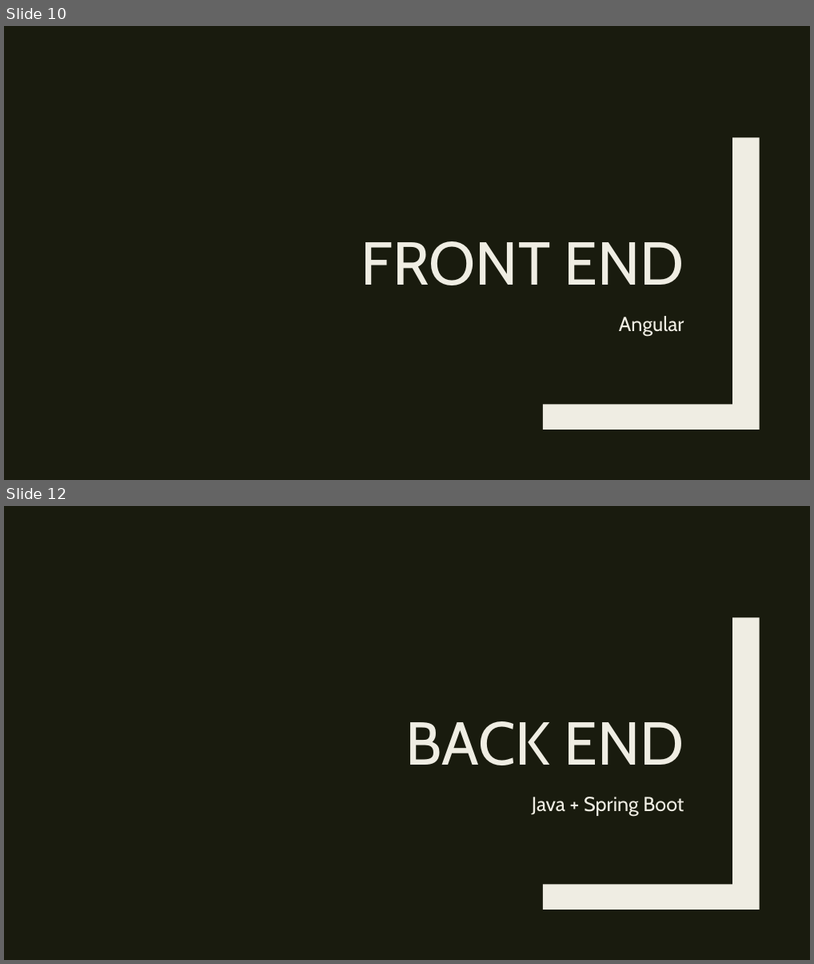
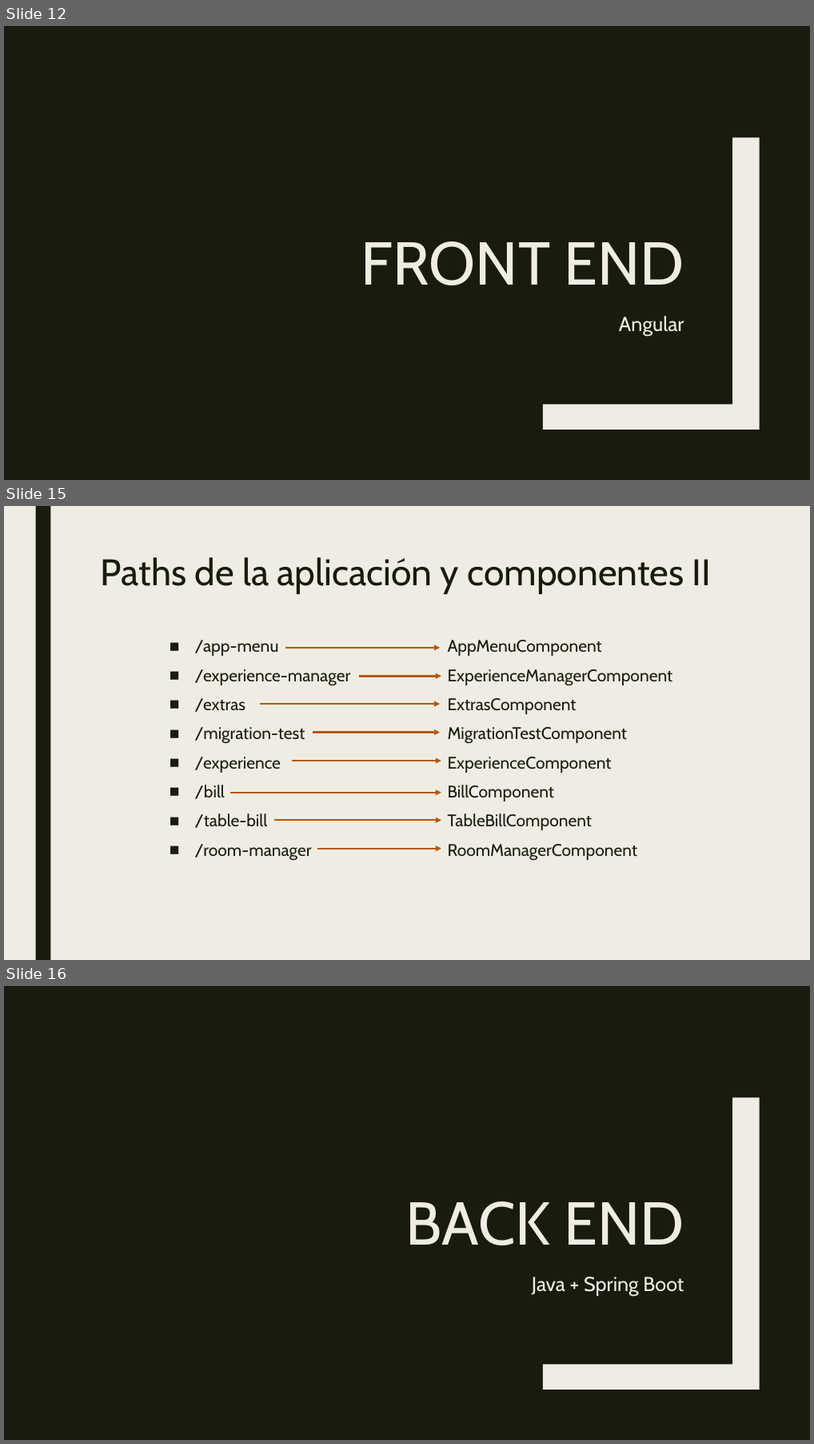
Before and after one commit to daniescorpio/Alafia, a slide deck: AlafiaPresentacion.pptx. Shown one above the other, each under a label of ours: slides 10 and 12 before the commit, slides 12, 15 and 16 after it; the slides between them are not shown. The pictures are 814x964 and 814x1444 pixels, drawn with LibreOffice and Linux fonts; fonts in the diff are those of the drawing. Boxes give left, top, right and bottom in pixels: in the first picture for what was removed or moved away, otherwise in the second. Text is boxed around its words. In the diff, an @@ line names an element or a change of style, - is before the commit and + after.

```diff
--- a/AlafiaPresentacion.pptx
+++ b/AlafiaPresentacion.pptx
@@ slide 15 added at bbox=[4, 506, 810, 960], background #EFEDE3 @@
@@ rectangle added at bbox=[35, 506, 50, 960], fill #191B0E @@
@@ title added at bbox=[101, 557, 712, 594], 44 pt, text #191B0E @@
+Paths de la aplicación y componentes II
@@ text added at bbox=[195, 640, 351, 860], 20 pt, text #191B0E @@
+■ /app-menu
+■ /experience-manager
+■ /extras
+■ /migration-test
+■ /experience
+■ /bill
+■ /table-bill
+■ /room-manager
@@ arrow added from (286, 648) to (440, 648), #B5580B 2.25 pt @@
@@ text added at bbox=[448, 640, 674, 860], 20 pt, text #191B0E @@
+AppMenuComponent
+ExperienceManagerComponent
+ExtrasComponent
+MigrationTestComponent
+ExperienceComponent
+BillComponent
+TableBillComponent
+RoomManagerComponent
@@ arrow added from (360, 676) to (442, 676), #B5580B 2.25 pt @@
@@ arrow added from (260, 704) to (440, 704), #B5580B 2.25 pt @@
@@ arrow added from (313, 732) to (440, 732), #B5580B 2.25 pt @@
@@ arrow added from (293, 760) to (442, 760), #B5580B 2.25 pt @@
@@ arrow added from (230, 792) to (442, 792), #B5580B 2.25 pt @@
@@ arrow added from (275, 820) to (442, 820), #B5580B 2.25 pt @@
@@ arrow added from (318, 848) to (442, 848), #B5580B 2.25 pt @@
@@ what was slide 10 is now slide 12 @@
@@ what was slide 12 is now slide 16 @@
```
Also in this commit, not shown: 4 slides changed, 13 other slides added, 7 slides removed.
